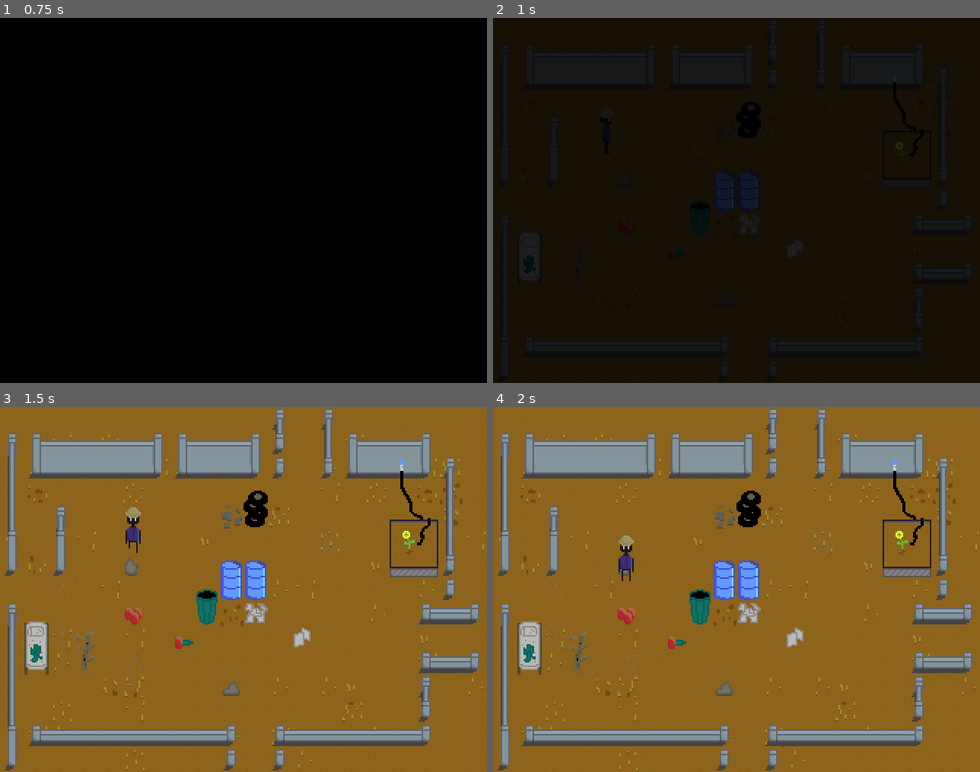
Above: before the commit, frames 1-4 (two rows, left to right).
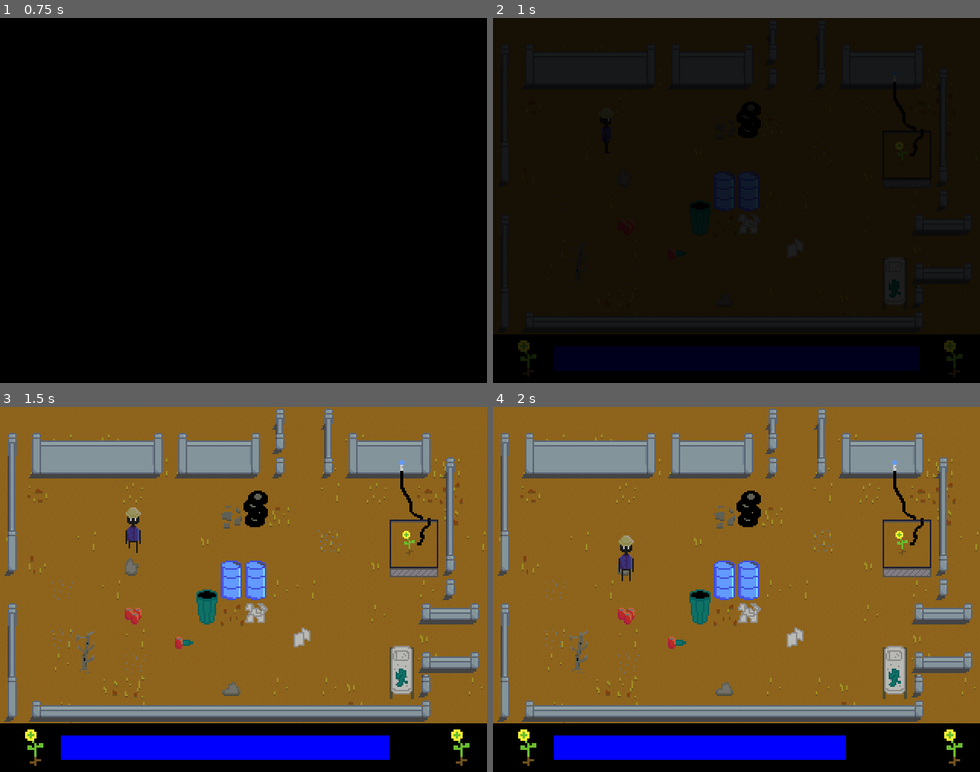
Above: after the commit, the same moments.

Repository: bassguitarbill/thrive
Game: Godot game, scene res://Game.tscn
Two runs of this game, one before a commit and one after it. Both use one fixed random seed, a clock stepped at 60 frames per second and the inputs below. Sound files missing from this copy of the repository are replaced by a short silence.
Inputs:
- Up to frame 1 (0.75 s): tap Enter (ui_accept) at 0.5 s; hold Right (ui_right) from 0.53 s (still down)
- Up to frame 2 (1 s): keep holding Right (ui_right); tap Enter (ui_accept) at 0.77 s
- Up to frame 3 (1.5 s): release Right (ui_right) at 1.28 s; hold Down (ui_down) from 1.28 s (still down)
- Up to frame 4 (2 s): keep holding Down (ui_down); tap Enter (ui_accept) at 1.52 s

Frame 1 is identical in both runs. In frame 2, 1.5% of the frame differs, in the area x 1-95%, y 59-100%; in frame 3, 19%, in the area x 0-100%, y 27-100%; in frame 4, 19%.

Commit message:
Added a HUD and a game over sequence

Diff:
--- a/BGM.gd
+++ b/BGM.gd
@@ -13,3 +13,5 @@
 		"Relax":
 			$BGMRelax.stream.set_loop_begin(1130496)
 			$BGMRelax.play()
+		"Game Over":
+			$BGMGameOver.play()
--- a/Game.gd
+++ b/Game.gd
@@ -6,10 +6,13 @@
 
 var game_state = {
 	'flower_health': 1000,
-
+	'game_over': false,
 }
 
 signal level_change_complete
+signal set_flower_health
+signal player_is_allowed_to_move
+signal game_over
 
 onready var ScreenTransition = $ScreenTransition
 
@@ -23,6 +26,9 @@
 	ScreenTransition.start_fade_out()
 
 func _on_ScreenTransition_fade_out_finished():
+	if game_state['game_over']:
+		game_over()
+		return
 
 	if has_node("Level"):
 		var old_level = $Level
@@ -46,16 +52,35 @@
 	next_level.name = 'Level'
 	add_child_below_node($Top, next_level)
 	next_level.connect("go_to_map", self, "_on_Level_go_to_map")
-	$Level/YSort/Gardener.position = destination_coordinates
-	$Level/YSort/Gardener/AnimationPlayer.play(p_anim)
-	$Level/YSort/Gardener.connect('finished_move', self, '_on_Gardener_move')
+
+	var gardener = get_node('Level/YSort/Gardener')
+	gardener.position = destination_coordinates
+	gardener.get_node('AnimationPlayer').play(p_anim)
+	gardener.connect('finished_move', self, '_on_Gardener_move')
+	connect("player_is_allowed_to_move", gardener, "allow_to_move")
+
+	$HUD.visible = true
 	emit_signal("level_change_complete", destination_map)
-	print('level change complete')
-
 
 func _on_TitleScreen_begin_game():
 	_on_Level_go_to_map(0, 72, 88, "IdleDown")
 
 func _on_Gardener_move():
-	print('moved!')
-	pass
+	game_state['flower_health'] -= 100
+	emit_signal("set_flower_health", game_state['flower_health'])
+	if game_state['flower_health'] <= 0:
+		game_state['game_over'] = true
+		emit_signal("game_over")
+		ScreenTransition.start_fade_out()
+		$BGM.play('Game Over')
+	else:
+		emit_signal("player_is_allowed_to_move")
+
+func game_over():
+	$AnimationPlayer.play("GameOver")
+	var old_level = $Level
+	remove_child(old_level)
+	old_level.call_deferred("free")
+
+func _on_BGMGameOver_finished():
+	get_tree().reload_current_scene()
--- a/Game.tscn
+++ b/Game.tscn
@@ -1,10 +1,28 @@
-[gd_scene load_steps=6 format=2]
+[gd_scene load_steps=10 format=2]
 
 [ext_resource path="res://TitleScreen.tscn" type="PackedScene" id=1]
 [ext_resource path="res://ScreenTransition.tscn" type="PackedScene" id=2]
 [ext_resource path="res://Game.gd" type="Script" id=3]
+[ext_resource path="res://HUD.tscn" type="PackedScene" id=4]
 [ext_resource path="res://Relax.wav" type="AudioStream" id=5]
 [ext_resource path="res://BGM.gd" type="Script" id=6]
+[ext_resource path="res://GameOver.wav" type="AudioStream" id=7]
+[ext_resource path="res://GameOver.png" type="Texture" id=8]
+
+[sub_resource type="Animation" id=1]
+resource_name = "GameOver"
+tracks/0/type = "value"
+tracks/0/path = NodePath("GameOver:modulate")
+tracks/0/interp = 1
+tracks/0/loop_wrap = true
+tracks/0/imported = false
+tracks/0/enabled = true
+tracks/0/keys = {
+"times": PoolRealArray( 0, 1 ),
+"transitions": PoolRealArray( 1, 1 ),
+"update": 0,
+"values": [ Color( 1, 1, 1, 0 ), Color( 1, 1, 1, 1 ) ]
+}
 
 [node name="Game" type="Node2D"]
 script = ExtResource( 3 )
@@ -12,6 +30,17 @@
 [node name="Top" type="Node2D" parent="."]
 
 [node name="TitleScreen" parent="." instance=ExtResource( 1 )]
+
+[node name="HUD" parent="." instance=ExtResource( 4 )]
+visible = false
+
+[node name="GameOver" type="Sprite" parent="."]
+modulate = Color( 1, 1, 1, 0 )
+position = Vector2( 157.821, 115.021 )
+texture = ExtResource( 8 )
+__meta__ = {
+"_editor_description_": ""
+}
 
 [node name="ScreenTransition" parent="." instance=ExtResource( 2 )]
 z_index = 99
@@ -21,7 +50,14 @@
 
 [node name="BGMRelax" type="AudioStreamPlayer" parent="BGM"]
 stream = ExtResource( 5 )
+
+[node name="BGMGameOver" type="AudioStreamPlayer" parent="BGM"]
+stream = ExtResource( 7 )
+
+[node name="AnimationPlayer" type="AnimationPlayer" parent="."]
+anims/GameOver = SubResource( 1 )
 [connection signal="level_change_complete" from="." to="ScreenTransition" method="_on_Game_level_change_complete"]
+[connection signal="set_flower_health" from="." to="HUD" method="_on_Game_set_flower_health"]
 [connection signal="begin_game" from="TitleScreen" to="." method="_on_TitleScreen_begin_game"]
 [connection signal="fade_out_finished" from="ScreenTransition" to="." method="_on_ScreenTransition_fade_out_finished"]
-[connection signal="finished" from="BGM/BGMRelax" to="BGM/BGMRelax" method="_on_BGMRelax_finished"]
+[connection signal="finished" from="BGM/BGMGameOver" to="." method="_on_BGMGameOver_finished"]
--- a/Gardener.gd
+++ b/Gardener.gd
@@ -116,6 +116,8 @@
 	can_move["up"] -= 1
 
 func _on_Tween_tween_all_completed():
-	ready_to_move = true
 	emit_signal("finished_move")
 	anim_to_idle()
+
+func allow_to_move():
+	ready_to_move = true
--- /dev/null
+++ b/HUD.gd
@@ -0,0 +1,23 @@
+extends ColorRect
+
+var flower_health = 1000
+var init_margin_left : int
+var init_margin_right : int
+var margin_scale : float
+
+onready var bar = $ColorRect
+
+func _ready():
+	init_margin_left = bar.margin_left
+	init_margin_right = bar.margin_right
+	margin_scale = (bar.margin_right - bar.margin_left) / flower_health
+
+func _on_Game_set_flower_health(health):
+	flower_health = health
+	bar.margin_right = init_margin_left + (flower_health * margin_scale)
+	if flower_health < 200:
+		bar.color = Color.red
+	elif flower_health < 500:
+		bar.color = Color.yellow
+	else:
+		bar.color = Color.blue
--- /dev/null
+++ b/HUD.tscn
@@ -0,0 +1,38 @@
+[gd_scene load_steps=3 format=2]
+
+[ext_resource path="res://FlowerDance-Sheet.png" type="Texture" id=1]
+[ext_resource path="res://HUD.gd" type="Script" id=2]
+
+[node name="HUD" type="ColorRect"]
+margin_top = 208.0
+margin_right = 320.0
+margin_bottom = 240.0
+color = Color( 0, 0, 0, 1 )
+script = ExtResource( 2 )
+__meta__ = {
+"_edit_use_anchors_": false
+}
+
+[node name="Sprite" type="Sprite" parent="."]
+position = Vector2( 24, 16 )
+scale = Vector2( 0.375, 0.375 )
+texture = ExtResource( 1 )
+hframes = 10
+frame = 7
+
+[node name="Sprite2" type="Sprite" parent="."]
+position = Vector2( 304, 16 )
+scale = Vector2( 0.375, 0.375 )
+texture = ExtResource( 1 )
+hframes = 10
+frame = 7
+
+[node name="ColorRect" type="ColorRect" parent="."]
+margin_left = 40.0
+margin_top = 8.0
+margin_right = 280.0
+margin_bottom = 24.0
+color = Color( 0, 0.0117647, 0.666667, 1 )
+__meta__ = {
+"_edit_use_anchors_": false
+}
--- a/Home.tscn
+++ b/Home.tscn
@@ -414,7 +414,7 @@
 cell_y_sort = true
 collision_layer = 2
 format = 1
-tile_data = PoolIntArray( 131088, 0, 327680, 196618, 0, 5, 1 …(192 unchanged characters)… 458761, 0, 65537, 458762, 0, 65537, 524289, 0, 327682, 524293, 0, 131076, 524296, 0, 65538, 524298, 0, 196611, 589825, 0, 393218, 589826, 0, 196614, 589827, 0, 3, 589831, 0, 131079, 589836, 0, 196610, 655361, 0, 458754, 655363, 0, 65539, 655365, 0, 196614, 720905, 0, 196612 )
+tile_data = PoolIntArray( 131088, 0, 327680, 196618, 0, 5, 1 …(192 unchanged characters)… 458761, 0, 65537, 458762, 0, 65537, 524293, 0, 131076, 524296, 0, 65538, 524298, 0, 196611, 589826, 0, 196614, 589827, 0, 3, 589831, 0, 131079, 589836, 0, 196610, 589840, 0, 327682, 655363, 0, 65539, 655365, 0, 196614, 655376, 0, 393218, 720905, 0, 196612, 720912, 0, 458754 )
 
 [node name="Gardener" parent="YSort" instance=ExtResource( 3 )]
 position = Vector2( 72, 88 )
@@ -431,7 +431,7 @@
 cell_size = Vector2( 16, 16 )
 collision_layer = 2
 format = 1
-tile_data = PoolIntArray( 11, 0, 5, 13, 0, 5, 65536, 0, 6554 …(595 unchanged characters)… , 0, 6, 196626, 0, 6, 262144, 0, 6, 262146, 0, 65541, 262162, 0, 6, 327680, 0, 65540, 327682, 0, 65540, 327698, 0, 6, 393216, 0, 131072, 393218, 0, 131072, 393234, 0, 4, 458770, 0, 0, 524288, 0, 65541, 524305, 0, 1, 524306, 0, 3, 524307, 0, 2, 589824, 0, 6, 655360, 0, 6, 655377, 0, 1, 655378, 0, 3, 655379, 0, 2, 720896, 0, 6, 720913, 0, 5, 786432, 0, 6, 786449, 0, 4, 851968, 0, 65540, 851969, 0, 1, 851970, 0, 3, 851971, 0, 3, 851972, 0, 3, 851973, 0, 3, 851974, 0, 3, 851975, 0, 3, 851976, 0, 3, 851977, 0, 2, 851979, 0, 1, 851980, 0, 3, 851981, 0, 3, 851982, 0, 3, 851983, 0, 3, 851984, 0, 3, 851985, 0, 2, 917504, 0, 131072, 917513, 0, 0, 917515, 0, 0 )
+tile_data = PoolIntArray( 11, 0, 5, 13, 0, 5, 65536, 0, 6554 …(595 unchanged characters)… , 0, 6, 196626, 0, 6, 262144, 0, 6, 262162, 0, 6, 327680, 0, 65540, 327698, 0, 6, 393216, 0, 131072, 393234, 0, 4, 458770, 0, 0, 524288, 0, 65541, 524305, 0, 1, 524306, 0, 3, 524307, 0, 2, 589824, 0, 6, 655360, 0, 6, 655377, 0, 1, 655378, 0, 3, 655379, 0, 2, 720896, 0, 65540, 720913, 0, 4, 786432, 0, 131072, 786433, 0, 1, 786434, 0, 3, 786435, 0, 3, 786436, 0, 3, 786437, 0, 3, 786438, 0, 3, 786439, 0, 3, 786440, 0, 3, 786441, 0, 3, 786442, 0, 3, 786443, 0, 3, 786444, 0, 3, 786445, 0, 3, 786446, 0, 3, 786447, 0, 3, 786448, 0, 3, 786449, 0, 2 )
 
 [node name="ToLevel1" type="Area2D" parent="."]
 collision_layer = 4
Binary file added: GameOver.aseprite
Binary file added: GameOver.png
Not shown, added: GameOver.png.import
Not shown, added: GameOver.wav
